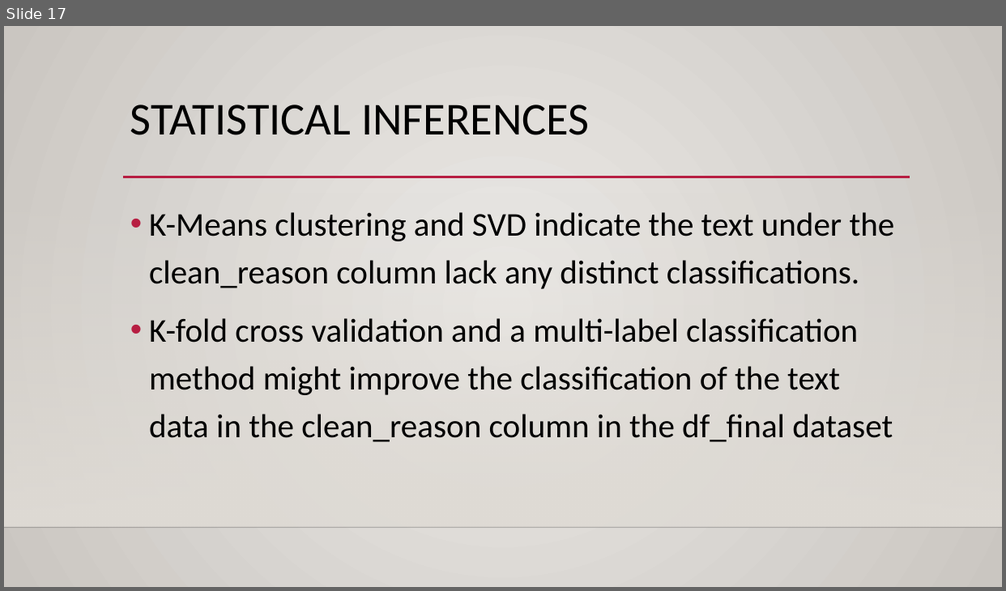
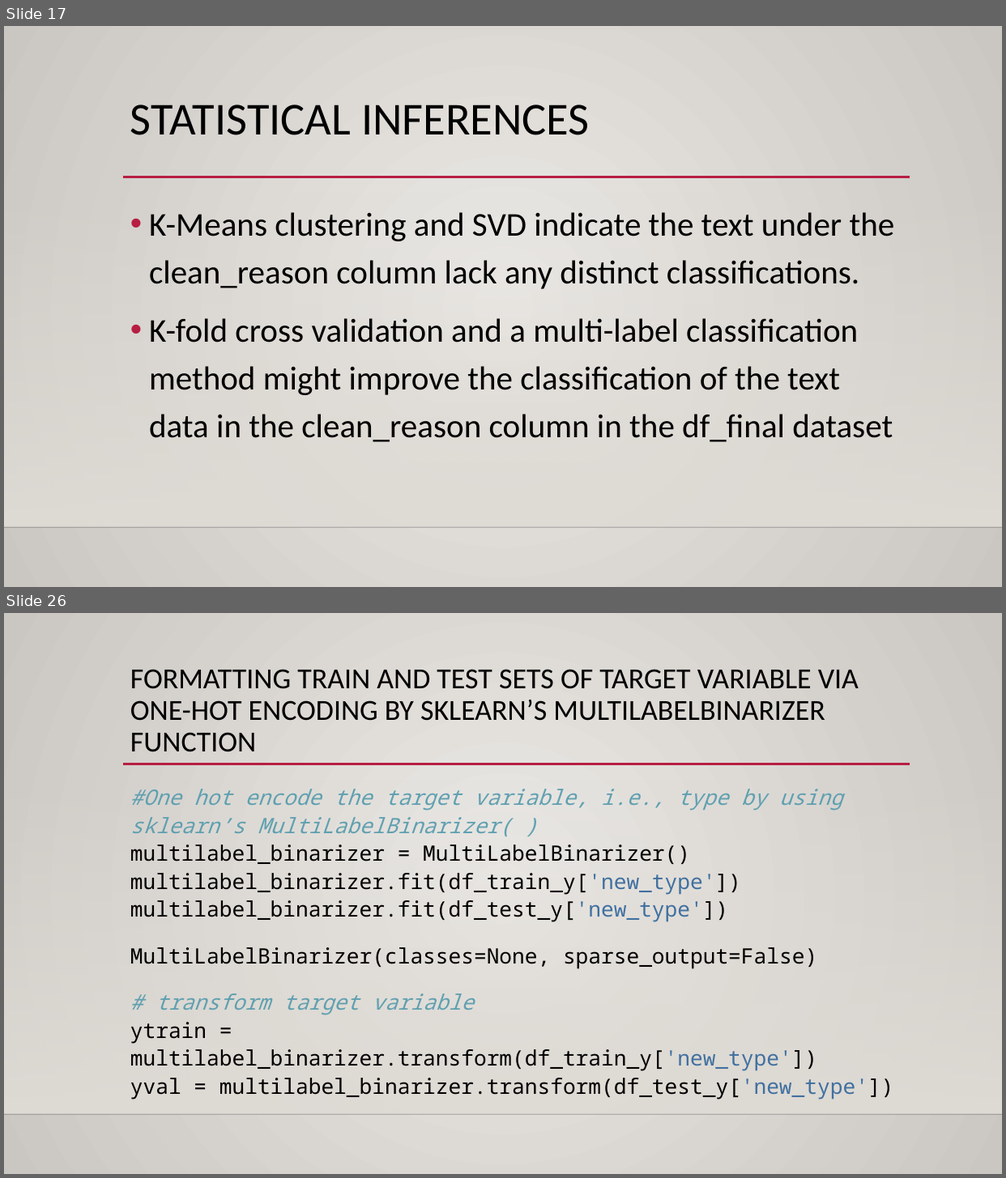
Before and after one commit to mlliu-github/Springboard-Data-Science-Career-Track, a slide deck: Capstone Project 1/Capstone Project 1 Presentation.pptx. Shown one above the other, each under a label of ours: slide 17 before the commit, slides 17 and 26 after it; the slides between them are not shown. The pictures are 1006x591 and 1006x1178 pixels, drawn with LibreOffice and Linux fonts; fonts in the diff are those of the drawing; background and template pictures are left out. Boxes give left, top, right and bottom in pixels: in the first picture for what was removed or moved away, otherwise in the second. Text is boxed around its words. In the diff, an @@ line names an element or a change of style, - is before the commit and + after.

```diff
--- a/Capstone Project 1/Capstone Project 1 Presentation.pptx
+++ b/Capstone Project 1/Capstone Project 1 Presentation.pptx
@@ slide 26 added at bbox=[4, 613, 1002, 1174], background gradient #ECEAE7 to #CAC7C1; not listed: 3 template elements that a slide beside it also shows @@
@@ title added at bbox=[130, 669, 859, 752], 28 pt, text #000000 @@
+FORMATTING TRAIN AND TEST SETS OF TARGET VARIABLE VIA ONE-HOT ENCODING BY SKLEARN’S MULTILABELBINARIZER FUNCTION
@@ text added at bbox=[130, 789, 893, 1100], 20.4 pt, text #000000 @@
+#One hot encode the target variable, i.e., type by using sklearn’s MultiLabelBinarizer( )
+multilabel_binarizer = MultiLabelBinarizer()
+multilabel_binarizer.fit(df_train_y['new_type'])
+multilabel_binarizer.fit(df_test_y['new_type'])
+MultiLabelBinarizer(classes=None, sparse_output=False)
+# transform target variable
+ytrain = multilabel_binarizer.transform(df_train_y['new_type'])
+yval = multilabel_binarizer.transform(df_test_y['new_type'])
```
Also in this commit, not shown: 19 other slides added.
